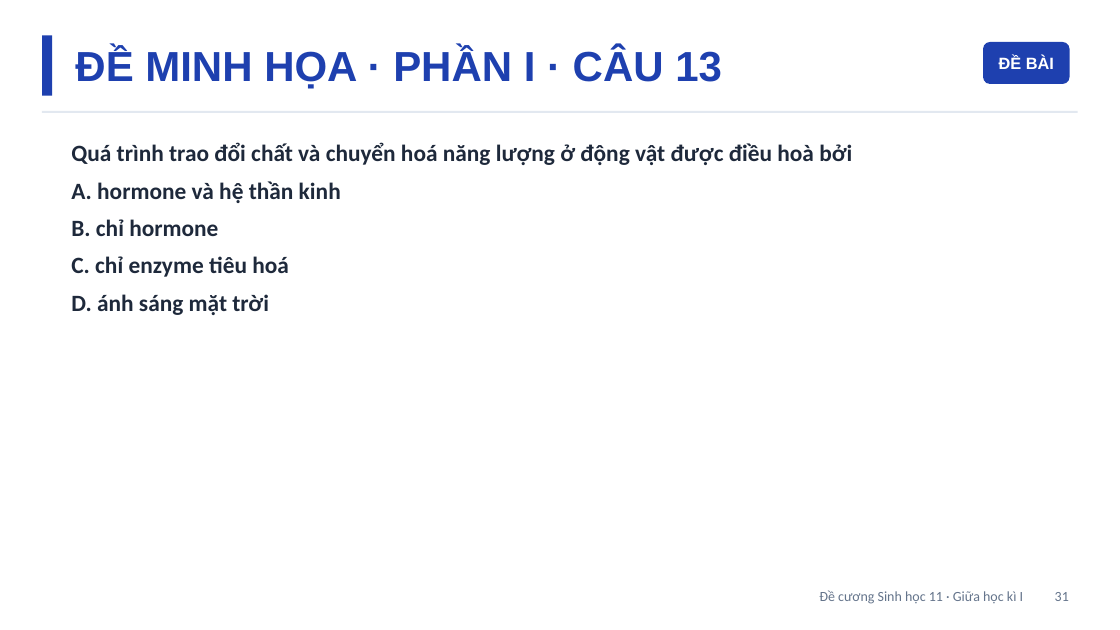
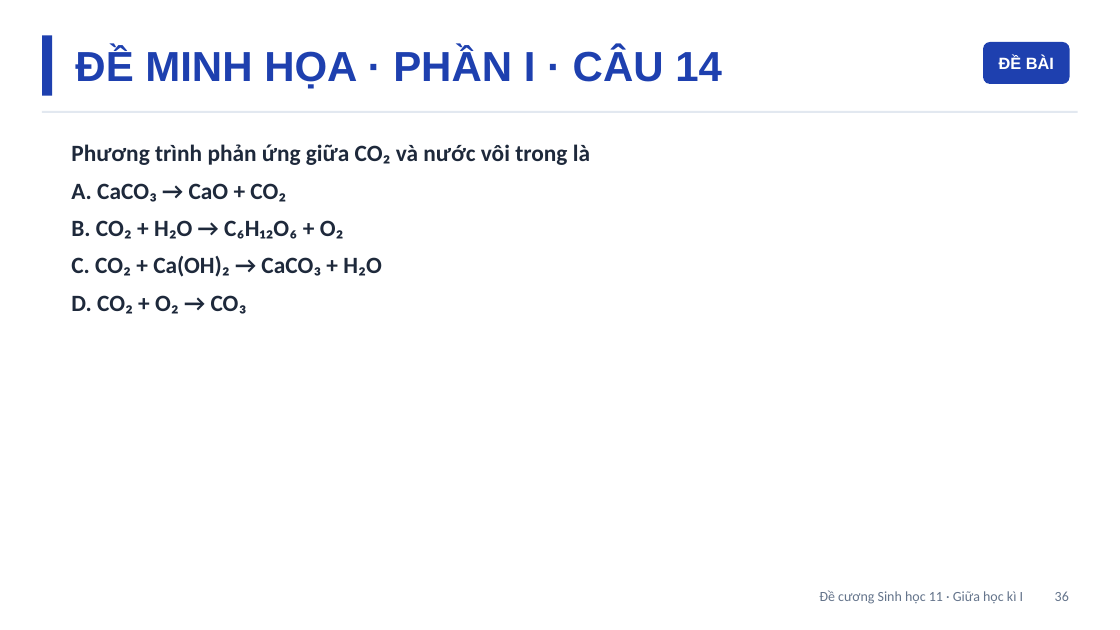
Before and after one commit to Trangtu66/Taode_thi_online, a slide deck: slide 36 of mon/sinh_hoc/de_cuong/lop11/DeCuong_SINH11_GK1.pptx (slide 31 before the commit). Drawn at 1120x630 pixels with LibreOffice and Linux fonts; fonts in the diff are those of the drawing. Boxes give left, top, right and bottom in pixels: in the first picture for what was removed or moved away, otherwise in the second. Text is boxed around its words. In the diff, an @@ line names an element or a change of style, - is before the commit and + after.

```diff
--- a/mon/sinh_hoc/de_cuong/lop11/DeCuong_SINH11_GK1.pptx
+++ b/mon/sinh_hoc/de_cuong/lop11/DeCuong_SINH11_GK1.pptx
@@ text at box(75, 48, 722, 89): text changed @@
-ĐỀ MINH HỌA · PHẦN I · CÂU 13
+ĐỀ MINH HỌA · PHẦN I · CÂU 14
@@ text at box(71, 144, 590, 314): text changed @@
-Quá trình trao đổi chất và chuyển hoá năng lượng ở động vật được điều hoà bởi
-A. hormone và hệ thần kinh
-B. chỉ hormone
-C. chỉ enzyme tiêu hoá
-D. ánh sáng mặt trời
+Phương trình phản ứng giữa CO₂ và nước vôi trong là
+A. CaCO₃ → CaO + CO₂
+B. CO₂ + H₂O → C₆H₁₂O₆ + O₂
+C. CO₂ + Ca(OH)₂ → CaCO₃ + H₂O
+D. CO₂ + O₂ → CO₃
@@ text at box(819, 590, 1069, 604): text changed @@
-Đề cương Sinh học 11 · Giữa học kì I 31
+Đề cương Sinh học 11 · Giữa học kì I 36
```
Also in this commit, not shown: 44 other slides changed, 3 slides added, 34 other files.
